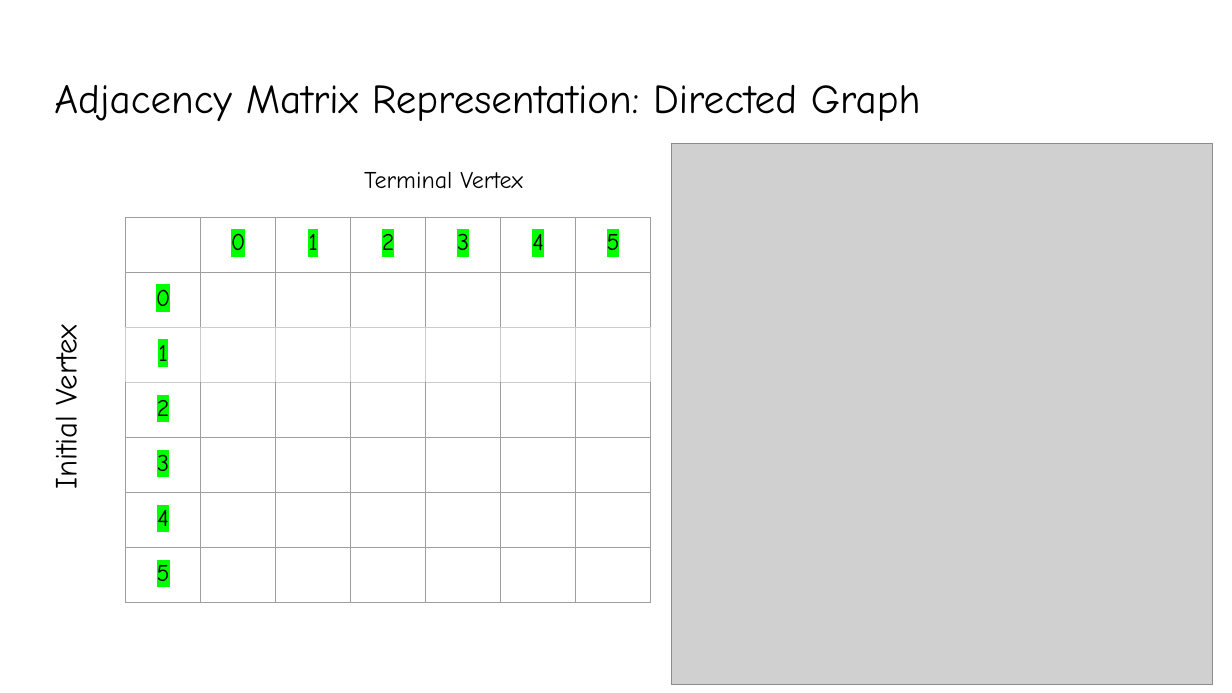
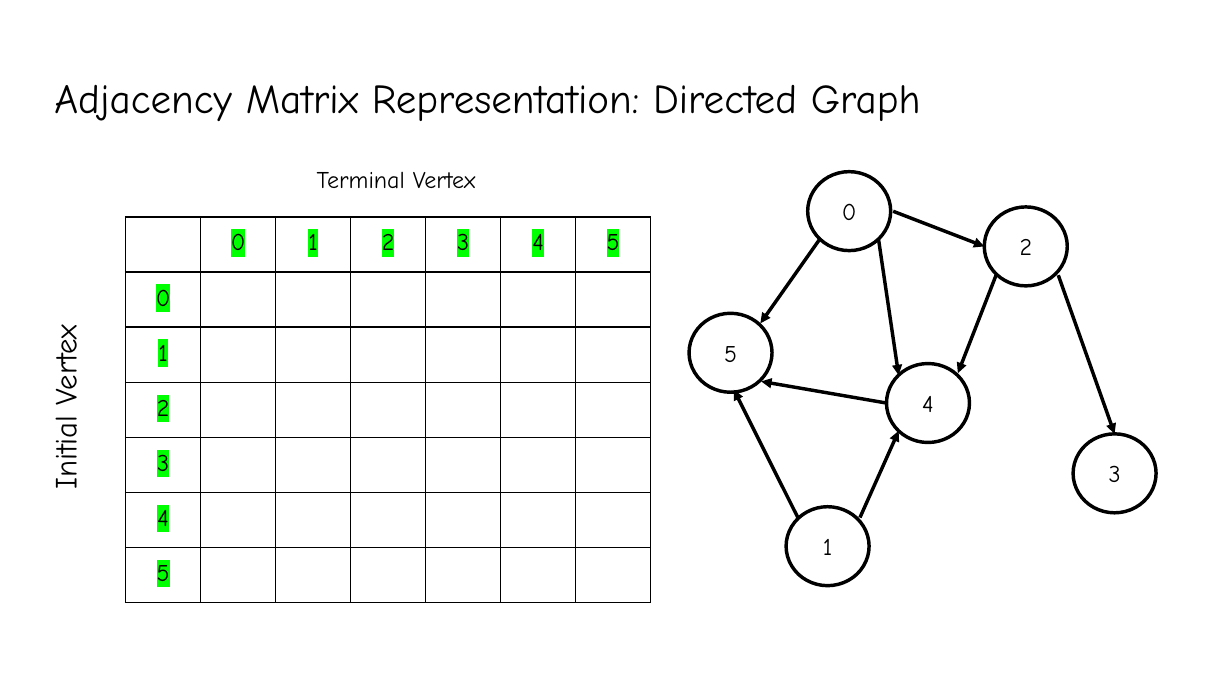
Before and after one commit to YeasirRayhanPrince/yeasirrayhanprince.github.io, a slide deck: slide 13 of cse106/slides/Lecture8.pptx. Drawn at 1232x693 pixels with LibreOffice and Linux fonts; fonts in the diff are those of the drawing; grey boxes stand for pictures. Boxes give left, top, right and bottom in pixels: in the first picture for what was removed or moved away, otherwise in the second. Text is boxed around its words. In the diff, an @@ line names an element or a change of style, - is before the commit and + after.

```diff
--- a/cse106/slides/Lecture8.pptx
+++ b/cse106/slides/Lecture8.pptx
@@ picture removed at [671, 143, 1212, 684] @@
@@ text "Terminal Vertex": place and size @@
-text "Terminal Vertex" at [364, 171, 523, 189]
+text "Terminal Vertex" at [317, 172, 476, 189]
@@ ellipse added at [808, 171, 891, 250], fill #FFFFFF, outline #000000 2 pt, 14 pt, text #000000 @@
+0
@@ ellipse added at [984, 207, 1067, 286], fill #FFFFFF, outline #000000 2 pt, 14 pt, text #000000 @@
+2
@@ table at [126, 217, 652, 602] @@
@@ borders changed @@
@@ arrow added from (819, 239) to (760, 323), #000000 2 pt @@
@@ arrow added from (878, 239) to (898, 376), #000000 2 pt @@
@@ arrow added from (893, 212) to (984, 246), #000000 2 pt @@
@@ arrow added from (997, 275) to (958, 373), #000000 2 pt @@
@@ arrow added from (1058, 275) to (1115, 434), #000000 2 pt @@
@@ ellipse added at [689, 313, 771, 392], fill #FFFFFF, outline #000000 2 pt, 14 pt, text #000000 @@
+5
@@ arrow added from (798, 519) to (734, 389), #000000 2 pt @@
@@ arrow added from (887, 403) to (761, 382), #000000 2 pt @@
@@ ellipse added at [887, 363, 970, 442], fill #FFFFFF, outline #000000 2 pt, 14 pt, text #000000 @@
+4
@@ arrow added from (860, 517) to (898, 431), #000000 2 pt @@
@@ ellipse added at [1073, 434, 1156, 513], fill #FFFFFF, outline #000000 2 pt, 14 pt, text #000000 @@
+3
@@ ellipse added at [786, 506, 869, 585], fill #FFFFFF, outline #000000 2 pt, 14 pt, text #000000 @@
+1
```
Also in this commit, not shown: 36 other slides changed, 6 slides added, 7 other files.
